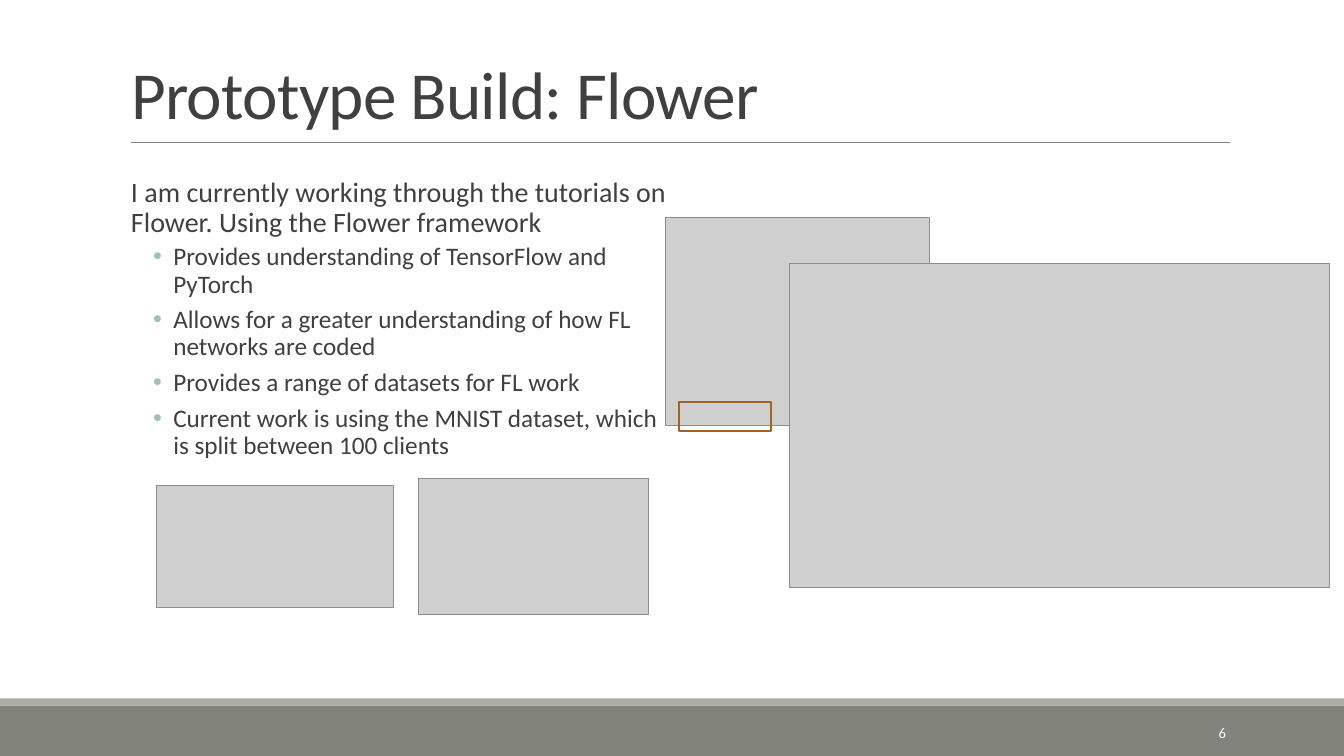
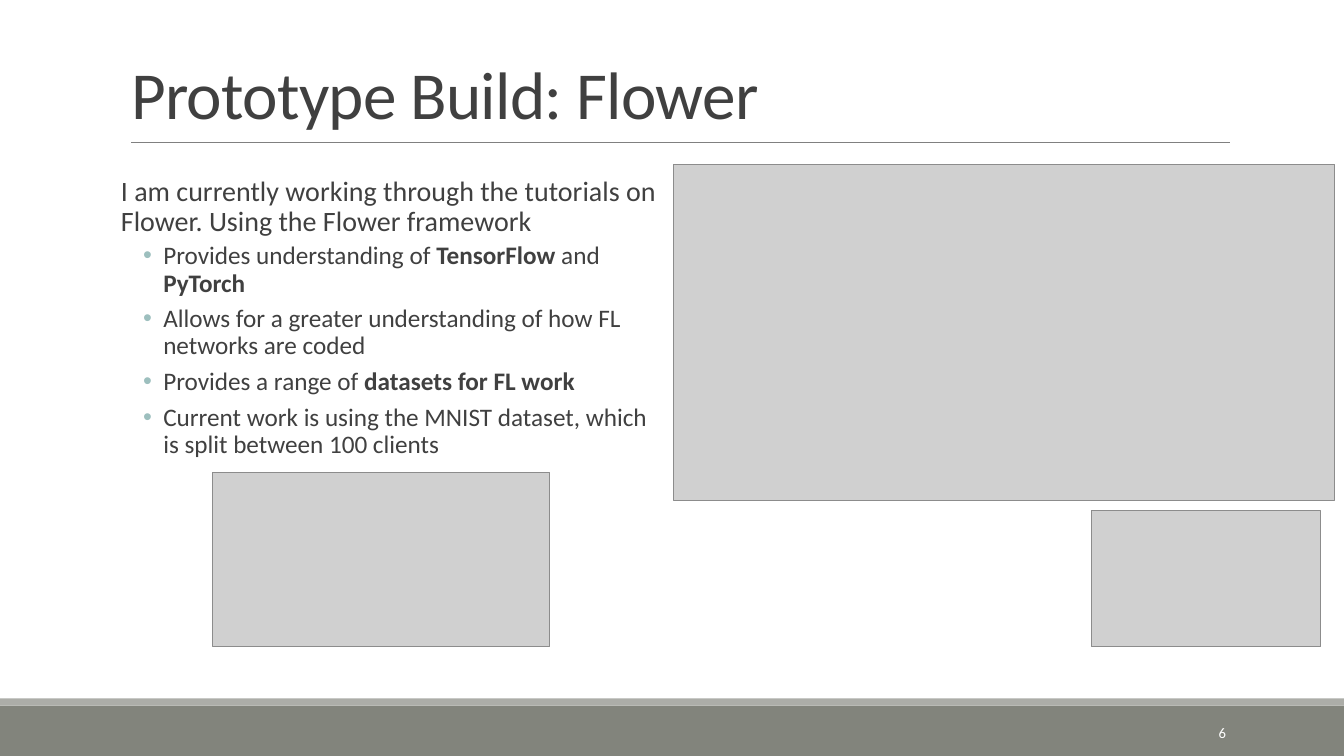
Before and after one commit to ofithcheallaigh/phd, a slide deck: slide 6 of Presentations/Supervisor Meetings/2024/20240426.pptx. Drawn at 1344x756 pixels with LibreOffice and Linux fonts; fonts in the diff are those of the drawing; grey boxes stand for pictures; background and template pictures are left out. Boxes give left, top, right and bottom in pixels: in the first picture for what was removed or moved away, otherwise in the second. Text is boxed around its words. In the diff, an @@ line names an element or a change of style, - is before the commit and + after.

Commit message:
No real change to info, just formatting

```diff
--- a/Presentations/Supervisor Meetings/2024/20240426.pptx
+++ b/Presentations/Supervisor Meetings/2024/20240426.pptx
@@ text "I am currently working through ...": place and size @@
-text "I am currently working through ..." at (131, 182, 666, 458)
+text "I am currently working through ..." at (121, 181, 656, 457)
@@ picture added at (674, 164, 1336, 500) @@
@@ picture removed at (665, 218, 931, 425) @@
@@ text at (163, 246, 600, 395): bold on in "TensorFlow PyTorch", "datasets for FL work" @@
@@ picture removed at (789, 263, 1330, 588) @@
@@ rectangle removed at (679, 402, 770, 431) @@
@@ picture: place and size @@
-picture at (157, 486, 393, 608)
+picture at (213, 473, 551, 647)
@@ picture: place and size @@
-picture at (419, 479, 649, 615)
+picture at (1092, 511, 1322, 647)
```
Also in this commit, not shown: 3 other slides changed.
